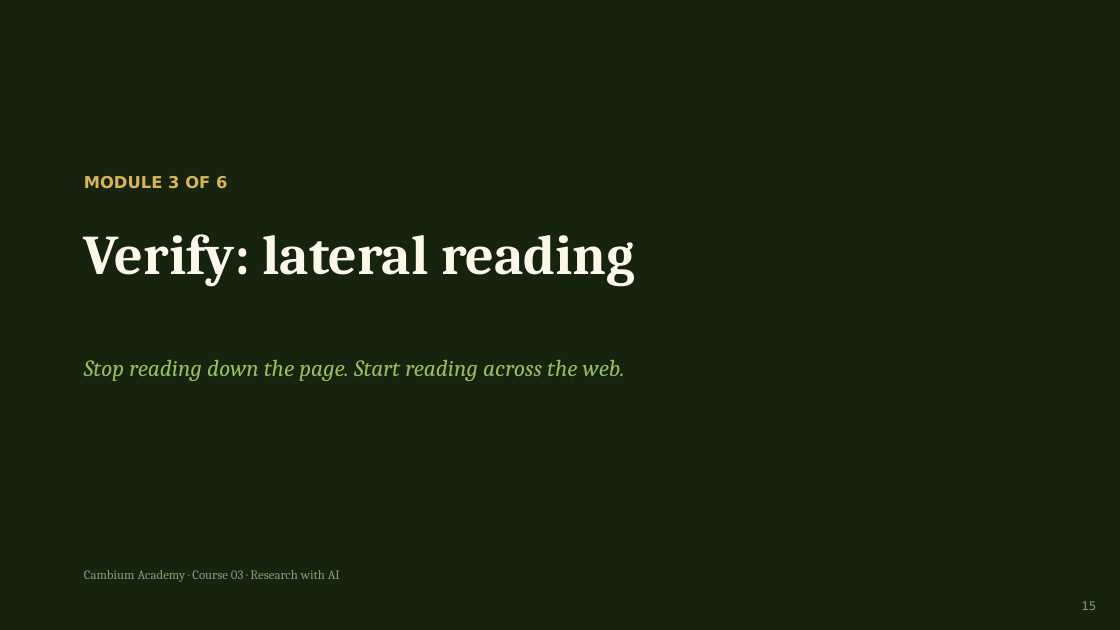
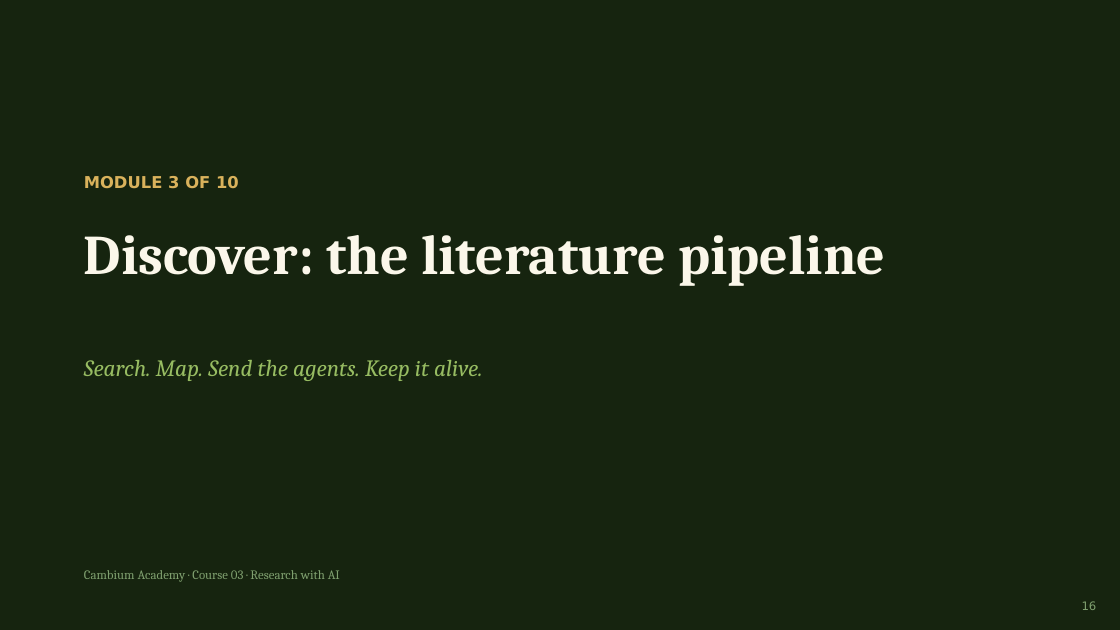
Before and after one commit to pkjaslam/cambium-academy, a slide deck: slide 16 of courses/course-03-research-with-ai/slides/Cambium-Academy-Course03-Research-with-AI.pptx (slide 15 before the commit). Drawn at 1120x630 pixels with LibreOffice and Linux fonts; fonts in the diff are those of the drawing. Boxes give left, top, right and bottom in pixels: in the first picture for what was removed or moved away, otherwise in the second. Text is boxed around its words. In the diff, an @@ line names an element or a change of style, - is before the commit and + after.

```diff
--- a/courses/course-03-research-with-ai/slides/Cambium-Academy-Course03-Research-with-AI.pptx
+++ b/courses/course-03-research-with-ai/slides/Cambium-Academy-Course03-Research-with-AI.pptx
@@ text at box(84, 176, 239, 189): text changed @@
-MODULE 3 OF 6
+MODULE 3 OF 10
@@ text at box(84, 235, 885, 286): text changed @@
-Verify: lateral reading
+Discover: the literature pipeline
@@ text at box(84, 360, 483, 381): text changed @@
-Stop reading down the page. Start reading across the web.
+Search. Map. Send the agents. Keep it alive.
@@ text at box(1082, 601, 1097, 610): text changed @@
-15
+16
```
Also in this commit, not shown: 17 other slides changed, 42 slides added, 22 slides removed, 18 other files.
